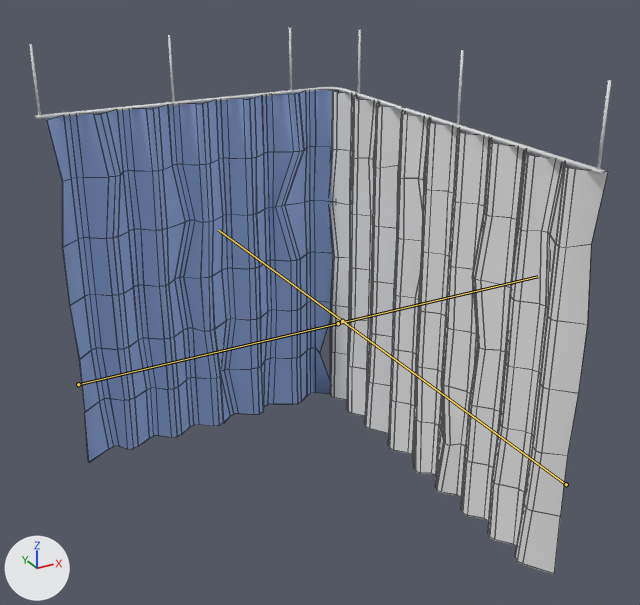
An edit to the FBX model care-up/Assets/_Models/CurtainTracks.fbx, drawn before and after from the same camera.
Rendered twice from a 50 mm camera at (-2.99, -5.08, 6.08) aimed at (0.02, 0.39, 3.34). The axes (+X, +Y, +Z) are drawn at lower left. The lights are the same throughout. Both versions are drawn at frame 1 of the action 'Curtain2.001|c_0004_Opening'; the numbers are the values there. The bones that bend it are drawn over the model as lines. Mesh edges are drawn as thin lines on the coarser meshes.

Names of what the first picture shows: 'Curtain1', 'Curtain2', 'Ramp', 'supports'.
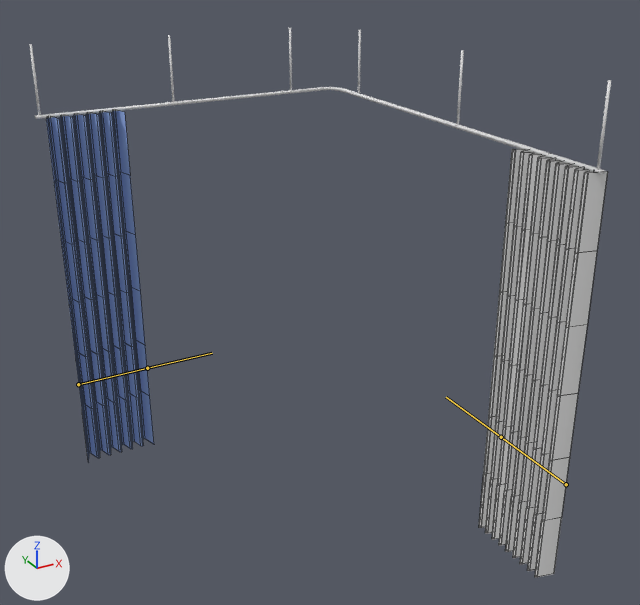
What differs and where, as boxes [x1, y1, x2, y2] in the pictures (640 x 605 px):
'Curtain2', posed (54% narrower, 12% shorter): before [329, 90, 608, 574]; after [479, 149, 608, 577]
'Curtain1', posed (63% narrower): before [46, 90, 338, 463]; after [46, 111, 154, 463]
bone 'Bone', root to tip: before (566, 484) to (342, 321); after (566, 484) to (501, 437)
bone 'Bone.001', root to tip: before (78, 384) to (338, 323); after (78, 384) to (147, 368)

Patch to the scene script:
```diff
--- a/care-up/Assets/_Models/CurtainTracks.fbx.py
+++ b/care-up/Assets/_Models/CurtainTracks.fbx.py
@@ bone_bone @@
 bone_bone = bpy.data.objects['Curtain2.001'].pose.bones['Bone']
-bone_bone.scale = (1.0, 0.87, 1.0)
+bone_bone.scale = (1.0, 0.2, 1.0)
@@ bone_bone_001 @@
 bone_bone_001 = bpy.data.objects['Curtain2.001'].pose.bones['Bone.001']
-bone_bone_001.scale = (1.0, 0.95, 1.0)
+bone_bone_001.scale = (1.0, 0.23, 1.0)
```
